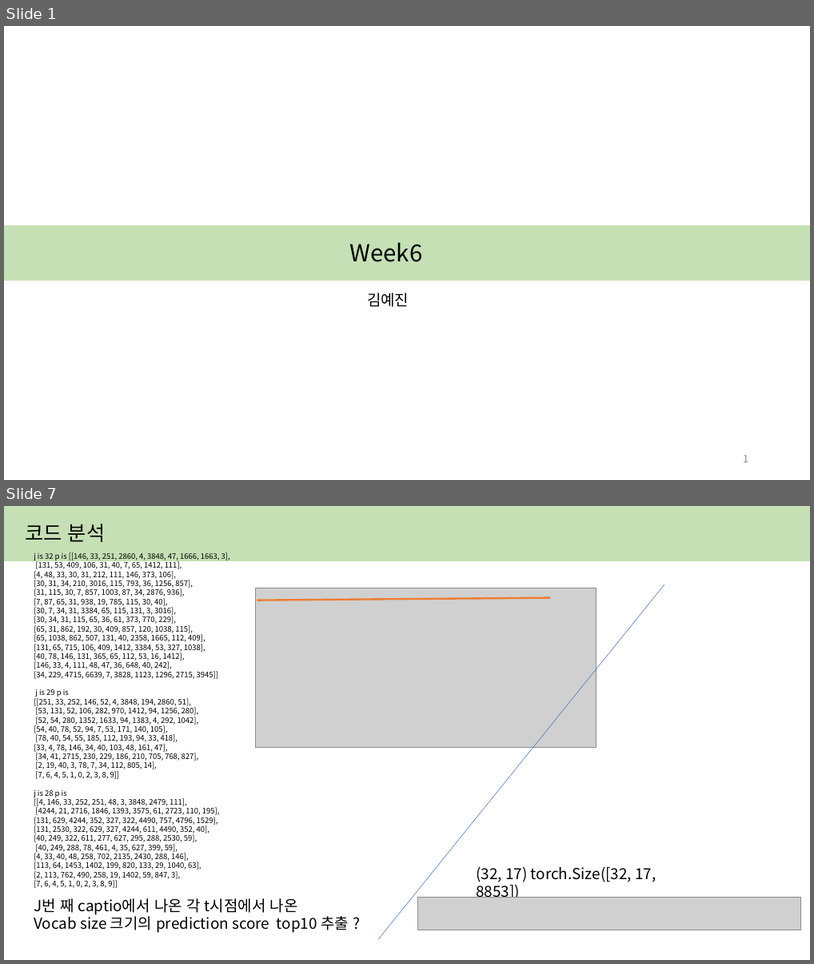
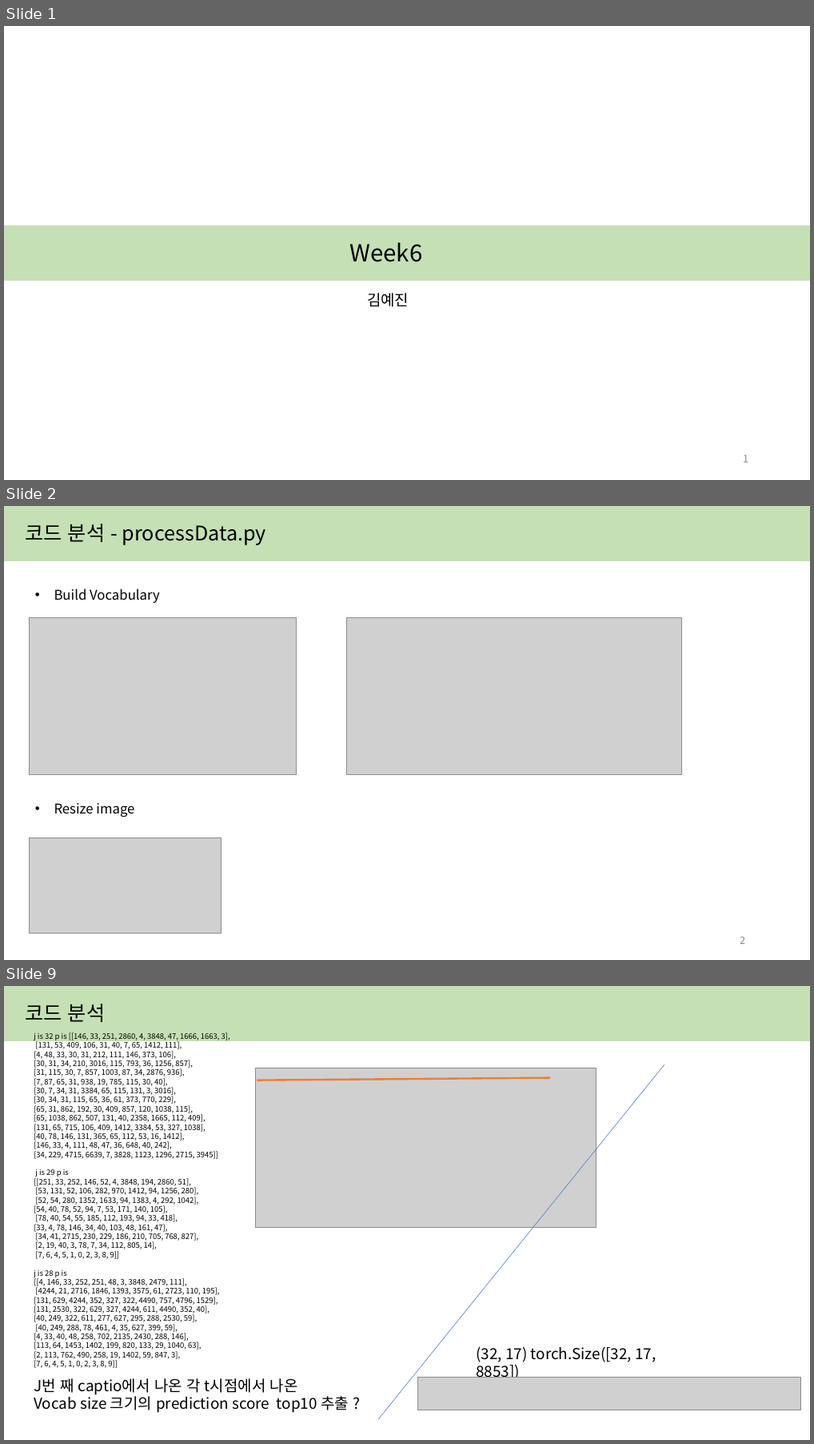
Before and after one commit to yejin087/study_image_caption, a slide deck: 6주차.pptx. Shown one above the other, each under a label of ours: slides 1 and 7 before the commit, slides 1, 2 and 9 after it; the slides between them are not shown. The pictures are 814x964 and 814x1444 pixels, drawn with LibreOffice and Linux fonts; fonts in the diff are those of the drawing; grey boxes stand for pictures. Boxes give left, top, right and bottom in pixels: in the first picture for what was removed or moved away, otherwise in the second. Text is boxed around its words. In the diff, an @@ line names an element or a change of style, - is before the commit and + after.

```diff
--- a/6주차.pptx
+++ b/6주차.pptx
@@ slide 2 added at <box>4,506,810,960</box>, background #FFFFFF @@
@@ rectangle added at <box>4,506,810,560</box>, fill #C5E0B4, outline #C5E0B4 1 pt @@
@@ text added at <box>26,524,266,545</box>, 24 pt, text #000000 @@
+코드 분석 - processData.py
@@ text added at <box>54,588,160,603</box>, 16 pt, text #000000 @@
+• Build Vocabulary
@@ picture added at <box>30,618,296,775</box> @@
@@ picture added at <box>347,618,682,775</box> @@
@@ text added at <box>54,803,134,817</box>, 16 pt, text #000000 @@
+• Resize image
@@ picture added at <box>30,837,221,933</box> @@
@@ page number added at <box>740,936,746,944</box>, 12 pt, text #8C8C8C @@
+2
@@ what was slide 7 is now slide 9 @@
```
Also in this commit, not shown: 6 slides changed, 4 other slides added, 13 other files.
